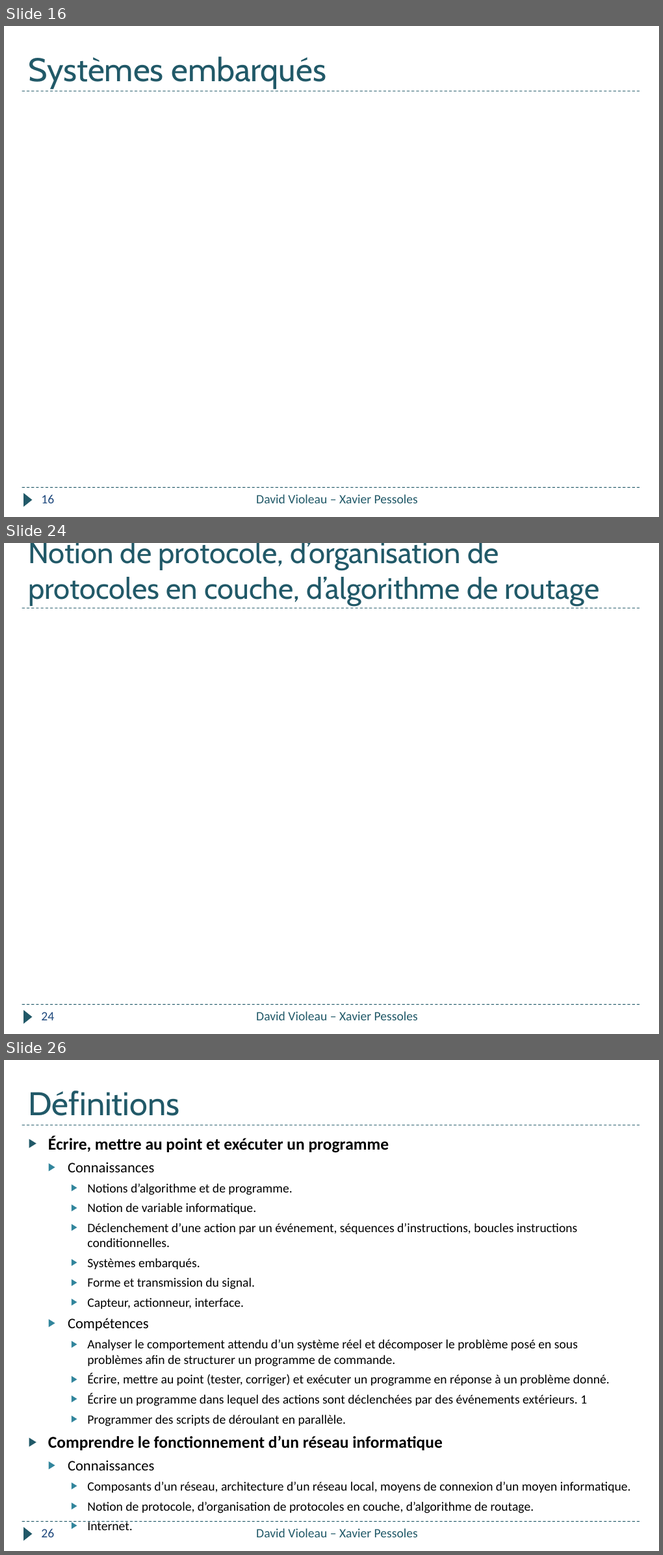
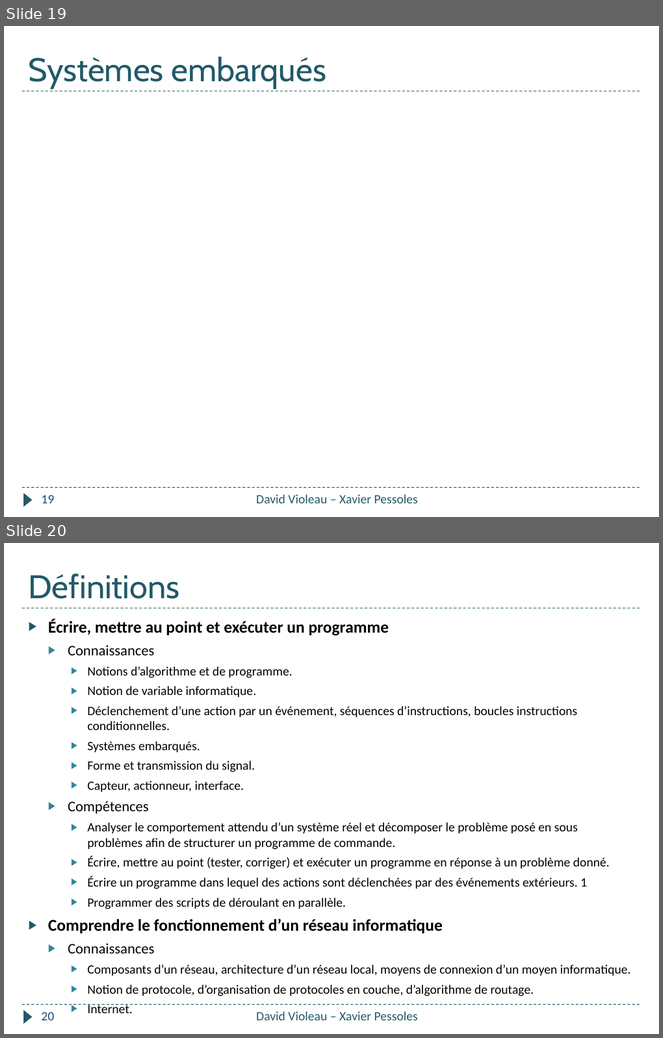
Before and after one commit to xpessoles/Informatique_College, a slide deck: Formation_2018/Quizz_Pomme/Quizz_Pomme.pptx. Shown one above the other, each under a label of ours: slides 16, 24 and 26 before the commit, slides 19 and 20 after it; the slides between them are not shown. The pictures are 663x1555 and 663x1038 pixels, drawn with LibreOffice and Linux fonts; fonts in the diff are those of the drawing. Boxes give left, top, right and bottom in pixels: in the first picture for what was removed or moved away, otherwise in the second. Text is boxed around its words. In the diff, an @@ line names an element or a change of style, - is before the commit and + after.

```diff
--- a/Formation_2018/Quizz_Pomme/Quizz_Pomme.pptx
+++ b/Formation_2018/Quizz_Pomme/Quizz_Pomme.pptx
@@ slide 24 removed at (4, 543, 659, 1034), background #FFFFFF; not listed: 3 template elements that a slide beside it also shows @@
@@ title removed at (29, 543, 600, 605) @@
-Notion de protocole, d’organisation de protocoles en couche, d’algorithme de routage
@@ page number removed at (41, 1012, 54, 1021) @@
-24
@@ text removed at (256, 1012, 418, 1021) @@
-David Violeau – Xavier Pessoles
@@ what was slide 16 is now slide 19 @@
@@ page number at (41, 495, 54, 504): text changed @@
-16
+19
@@ what was slide 26 is now slide 20 @@
@@ page number at (41, 1012, 54, 1021): text changed @@
-26
+20
```
Also in this commit, not shown: 7 slides changed, 2 slides added, 7 other slides removed.
